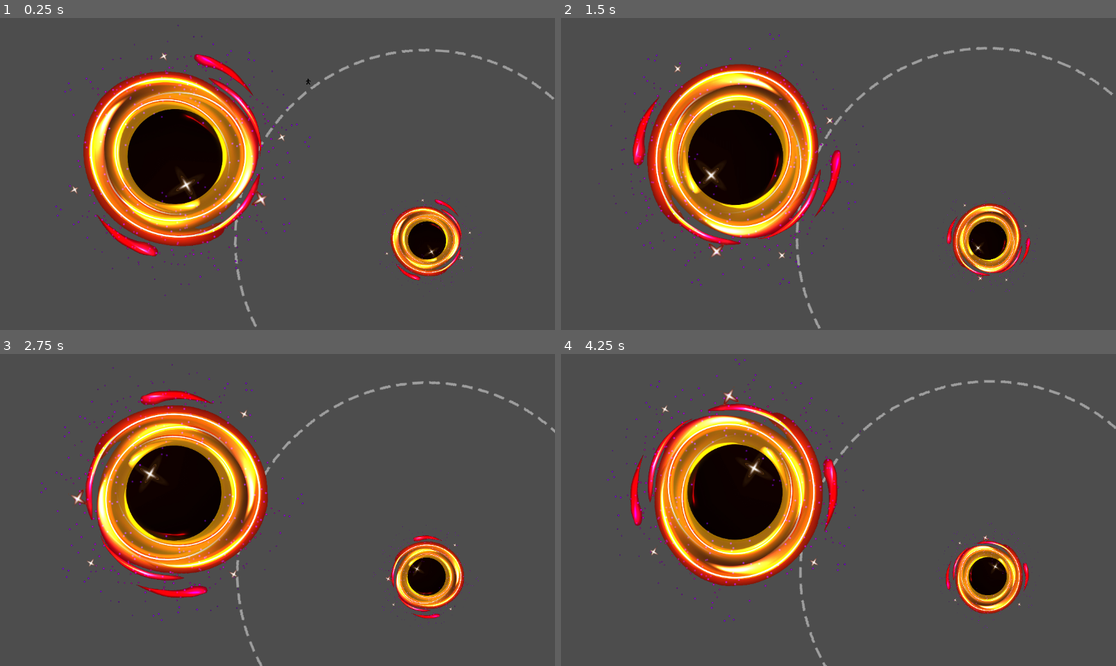
Above: before the commit, frames 1-4 (two rows, left to right).
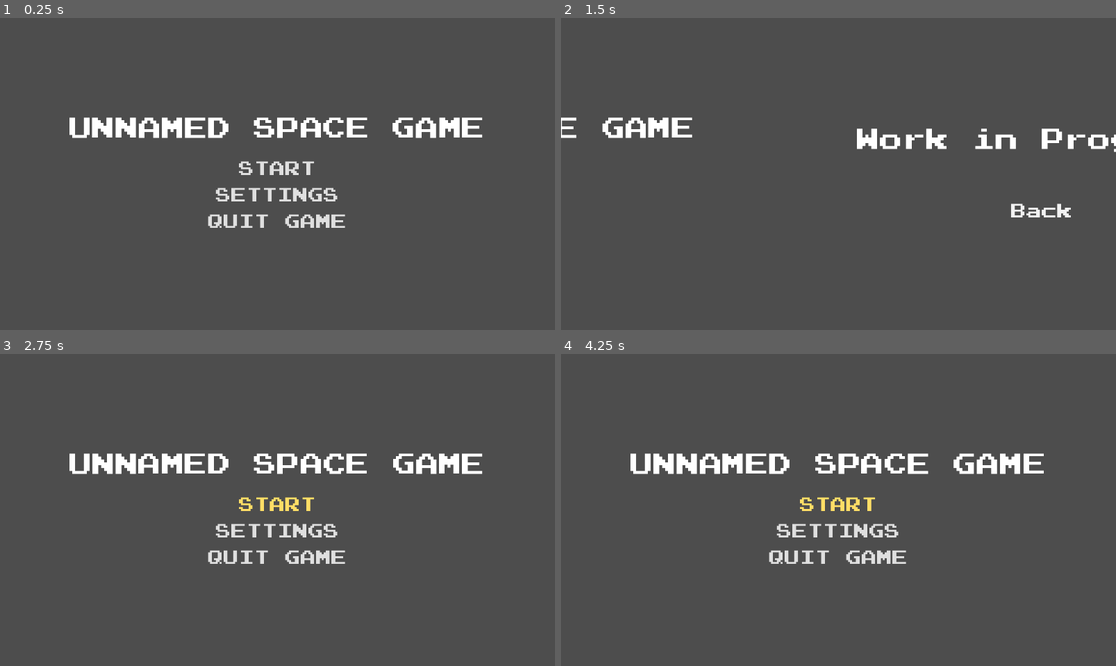
Above: after the commit, the same moments.

Repository: CS196Illinois/Group30-FA23
Game: Godot game, scene res://Scenes/menu.tscn
Same seed, same stepped clock (60 frames per second), same inputs: the game is played once before the commit and once after it. Before the commit the project starts from res://Scenes/test.tscn.
Inputs (mouse positions are in pixels of both pictures, inside the frame that each line leads up to):
- Up to frame 1 (0.25 s): no input
- Up to frame 2 (1.5 s): click (838, 195) at 0.5 s, where only the run after the commit has a clickable "SETTINGS"; click (838, 211) at 1.25 s, where only the run after the commit has a clickable "Back"
- Up to frame 3 (2.75 s): click (277, 503) at 2 s, where only the run after the commit has a clickable "START"
- Up to frame 4 (4.25 s): click (838, 503) at 2.75 s, where only the run after the commit has a clickable "START"; click (838, 503) at 3.5 s, where only the run after the commit has a clickable "START"

The runs differ from the first frame. In frame 1, 20% of the frame differs, in the area x 10-100%, y 2-100%; in frame 2, 20%; in frame 3, 20%; in frame 4, 20%.
Error before the commit: Parse Error: Unexpected "Indent" in class body. (res://Scenes/RigidBody2D.gd:1)

Commit message:
Menu
Updates

Diff:
--- a/Project/Scenes/blackhole.tscn
+++ b/Project/Scenes/blackhole.tscn
@@ -17,5 +17,6 @@
 
 [node name="collision" type="CollisionShape2D" parent="."]
 shape = SubResource("CircleShape2D_iohsj")
+debug_color = Color(0, 0.6, 0.7, 0.42)
 
 [connection signal="body_entered" from="." to="." method="_on_body_entered"]
--- /dev/null
+++ b/Project/Scenes/menu.tscn
@@ -0,0 +1,142 @@
+[gd_scene load_steps=7 format=3 uid="uid://cgb23c7lbjt27"]
+
+[ext_resource type="Script" path="res://Scripts/menuroot.gd" id="1_p8w5k"]
+[ext_resource type="FontFile" uid="uid://dmfk1ewsy5bpq" path="res://Resources/PressStart2P.ttf" id="1_py7nv"]
+
+[sub_resource type="StyleBoxEmpty" id="StyleBoxEmpty_t8dlw"]
+
+[sub_resource type="StyleBoxEmpty" id="StyleBoxEmpty_6i5xb"]
+
+[sub_resource type="StyleBoxEmpty" id="StyleBoxEmpty_uprb6"]
+
+[sub_resource type="StyleBoxEmpty" id="StyleBoxEmpty_kblig"]
+
+[node name="layer" type="CanvasLayer"]
+
+[node name="menuroot" type="Control" parent="."]
+layout_mode = 3
+anchors_preset = 15
+anchor_right = 1.0
+anchor_bottom = 1.0
+grow_horizontal = 2
+grow_vertical = 2
+script = ExtResource("1_p8w5k")
+
+[node name="mainmenu" type="MarginContainer" parent="menuroot"]
+layout_mode = 1
+anchors_preset = 15
+anchor_right = 1.0
+anchor_bottom = 1.0
+grow_horizontal = 2
+grow_vertical = 2
+
+[node name="center" type="CenterContainer" parent="menuroot/mainmenu"]
+layout_mode = 2
+
+[node name="vertical" type="VBoxContainer" parent="menuroot/mainmenu/center"]
+layout_mode = 2
+
+[node name="label" type="RichTextLabel" parent="menuroot/mainmenu/center/vertical"]
+layout_mode = 2
+theme_override_fonts/normal_font = ExtResource("1_py7nv")
+theme_override_font_sizes/normal_font_size = 48
+bbcode_enabled = true
+text = "[shake]UNNAMED SPACE GAME"
+fit_content = true
+autowrap_mode = 0
+
+[node name="seperator" type="HSeparator" parent="menuroot/mainmenu/center/vertical"]
+modulate = Color(1, 1, 1, 0)
+custom_minimum_size = Vector2(0, 35)
+layout_mode = 2
+
+[node name="start" type="Button" parent="menuroot/mainmenu/center/vertical"]
+layout_mode = 2
+theme_override_colors/font_pressed_color = Color(0.701961, 0.917647, 1, 1)
+theme_override_colors/font_hover_color = Color(1, 0.870588, 0.4, 1)
+theme_override_fonts/font = ExtResource("1_py7nv")
+theme_override_font_sizes/font_size = 32
+theme_override_styles/normal = SubResource("StyleBoxEmpty_t8dlw")
+theme_override_styles/hover = SubResource("StyleBoxEmpty_t8dlw")
+theme_override_styles/pressed = SubResource("StyleBoxEmpty_t8dlw")
+theme_override_styles/disabled = SubResource("StyleBoxEmpty_t8dlw")
+theme_override_styles/focus = SubResource("StyleBoxEmpty_t8dlw")
+text = "START"
+
+[node name="seperator2" type="HSeparator" parent="menuroot/mainmenu/center/vertical"]
+modulate = Color(1, 1, 1, 0)
+custom_minimum_size = Vector2(0, 15)
+layout_mode = 2
+
+[node name="settings" type="Button" parent="menuroot/mainmenu/center/vertical"]
+layout_mode = 2
+theme_override_colors/font_pressed_color = Color(0.701961, 0.917647, 1, 1)
+theme_override_colors/font_hover_color = Color(1, 0.870588, 0.4, 1)
+theme_override_fonts/font = ExtResource("1_py7nv")
+theme_override_font_sizes/font_size = 32
+theme_override_styles/normal = SubResource("StyleBoxEmpty_6i5xb")
+theme_override_styles/hover = SubResource("StyleBoxEmpty_6i5xb")
+theme_override_styles/pressed = SubResource("StyleBoxEmpty_6i5xb")
+theme_override_styles/disabled = SubResource("StyleBoxEmpty_6i5xb")
+theme_override_styles/focus = SubResource("StyleBoxEmpty_6i5xb")
+text = "SETTINGS"
+
+[node name="seperator3" type="HSeparator" parent="menuroot/mainmenu/center/vertical"]
+modulate = Color(1, 1, 1, 0)
+custom_minimum_size = Vector2(0, 15)
+layout_mode = 2
+
+[node name="exit" type="Button" parent="menuroot/mainmenu/center/vertical"]
+layout_mode = 2
+theme_override_colors/font_pressed_color = Color(0.701961, 0.917647, 1, 1)
+theme_override_colors/font_hover_color = Color(1, 0.870588, 0.4, 1)
+theme_override_fonts/font = ExtResource("1_py7nv")
+theme_override_font_sizes/font_size = 32
+theme_override_styles/normal = SubResource("StyleBoxEmpty_uprb6")
+theme_override_styles/hover = SubResource("StyleBoxEmpty_uprb6")
+theme_override_styles/pressed = SubResource("StyleBoxEmpty_uprb6")
+theme_override_styles/disabled = SubResource("StyleBoxEmpty_uprb6")
+theme_override_styles/focus = SubResource("StyleBoxEmpty_uprb6")
+text = "QUIT GAME"
+
+[node name="settingsmenu" type="MarginContainer" parent="menuroot"]
+layout_mode = 1
+anchors_preset = 15
+anchor_right = 1.0
+anchor_bottom = 1.0
+offset_left = 1152.0
+offset_right = 1152.0
+grow_horizontal = 2
+grow_vertical = 2
+
+[node name="center" type="CenterContainer" parent="menuroot/settingsmenu"]
+layout_mode = 2
+
+[node name="vertical" type="VBoxContainer" parent="menuroot/settingsmenu/center"]
+layout_mode = 2
+
+[node name="label" type="Label" parent="menuroot/settingsmenu/center/vertical"]
+layout_mode = 2
+theme_override_fonts/font = ExtResource("1_py7nv")
+theme_override_font_sizes/font_size = 48
+text = "Work in Progress"
+
+[node name="HSeparator" type="HSeparator" parent="menuroot/settingsmenu/center/vertical"]
+modulate = Color(1, 1, 1, 0)
+custom_minimum_size = Vector2(0, 100)
+layout_mode = 2
+
+[node name="back" type="Button" parent="menuroot/settingsmenu/center/vertical"]
+layout_mode = 2
+theme_override_fonts/font = ExtResource("1_py7nv")
+theme_override_font_sizes/font_size = 32
+theme_override_styles/normal = SubResource("StyleBoxEmpty_kblig")
+theme_override_styles/hover = SubResource("StyleBoxEmpty_kblig")
+theme_override_styles/pressed = SubResource("StyleBoxEmpty_kblig")
+theme_override_styles/disabled = SubResource("StyleBoxEmpty_kblig")
+theme_override_styles/focus = SubResource("StyleBoxEmpty_kblig")
+text = "Back"
+
+[connection signal="pressed" from="menuroot/mainmenu/center/vertical/settings" to="menuroot" method="_on_settings_pressed"]
+[connection signal="pressed" from="menuroot/mainmenu/center/vertical/exit" to="menuroot" method="_on_exit_pressed"]
+[connection signal="pressed" from="menuroot/settingsmenu/center/vertical/back" to="menuroot" method="_on_back_pressed"]
--- a/Project/Scenes/test.tscn
+++ b/Project/Scenes/test.tscn
@@ -11,7 +11,7 @@
 [node name="Node2D" type="Node2D"]
 
 [node name="RigidBody2D" type="RigidBody2D" parent="." groups=["Player"]]
-position = Vector2(640, 104)
+position = Vector2(-74, 586)
 mass = 10.0
 can_sleep = false
 script = ExtResource("1_43372")
@@ -19,17 +19,18 @@
 
 [node name="CollisionShape2D" type="CollisionShape2D" parent="RigidBody2D"]
 shape = SubResource("CircleShape2D_tu2e3")
+debug_color = Color(0, 0.6, 0.7, 0.42)
 
 [node name="Sprite2D" type="Sprite2D" parent="RigidBody2D"]
 scale = Vector2(0.02, 0.02)
 texture = ExtResource("1_085gi")
 
 [node name="gravityfield" parent="." instance=ExtResource("1_n4w71")]
-position = Vector2(886, 462)
+position = Vector2(633, 328)
 scale = Vector2(5, 5)
 gravity_space_override = 3
 gravity = 80000.0
 script = ExtResource("4_xa4jp")
 
 [node name="blackhole" parent="." instance=ExtResource("2_bq4ve")]
-position = Vector2(362, 288)
+position = Vector2(-293, 348)
--- /dev/null
+++ b/Project/Scripts/menuroot.gd
@@ -0,0 +1,55 @@
+extends Control
+
+var menu_origin_position := Vector2.ZERO
+var menu_origin_size := Vector2.ZERO
+var menu_transition_time = 0.5
+
+var current_menu
+var menu_stack := []
+
+func _ready() -> void:
+	menu_origin_position = Vector2(0, 0)
+	menu_origin_size = get_viewport_rect().size
+	current_menu = main_menu
+
+
+@onready var main_menu = $mainmenu
+@onready var settings_menu = $settingsmenu
+
+func move_to_next_menu(next_menu_id: String):
+	var next_menu = get_menu_from_id(next_menu_id)
+	var tween = create_tween()
+	tween.parallel().tween_property(next_menu, "global_position", menu_origin_position, menu_transition_time)
+	tween.parallel().tween_property(current_menu, "global_position", Vector2(-menu_origin_size.x, 0), menu_transition_time)
+	menu_stack.append(current_menu)
+	current_menu = next_menu
+
+
+func move_to_prev_menu():
+	var previous_menu = menu_stack.pop_back()
+	var tween = create_tween()
+	if previous_menu != null:
+		tween.parallel().tween_property(previous_menu, "global_position", menu_origin_position, menu_transition_time)
+		tween.parallel().tween_property(current_menu, "global_position", Vector2(menu_origin_size.x, 0), menu_transition_time)
+		current_menu = previous_menu
+
+func get_menu_from_id(menu_id: String) -> Control:
+	match menu_id:
+		"main_menu":
+			return main_menu
+		"settings_menu":
+			return settings_menu
+		_:
+			return main_menu
+
+
+func _on_exit_pressed():
+	get_tree().quit()
+
+
+func _on_settings_pressed():
+	move_to_next_menu("settings_menu")
+
+
+func _on_back_pressed():
+	move_to_prev_menu()
--- a/Project/project.godot
+++ b/Project/project.godot
@@ -11,5 +11,11 @@
 [application]
 
 config/name="Space Project"
-run/main_scene="res://Scenes/test.tscn"
+run/main_scene="res://Scenes/menu.tscn"
 config/features=PackedStringArray("4.1", "Forward Plus")
+run/collision/shape_color=Color(0, 0.6, 0.7, 0.42)
+run/collision/draw_2d_outlines=true
+
+[debug]
+
+shapes/collision/shape_color=Color(0, 0.6, 0.701961, 0.419608)
Binary file added: Project/Resources/PressStart2P.ttf
Not shown, added: Project/Resources/PressStart2P.ttf.import
